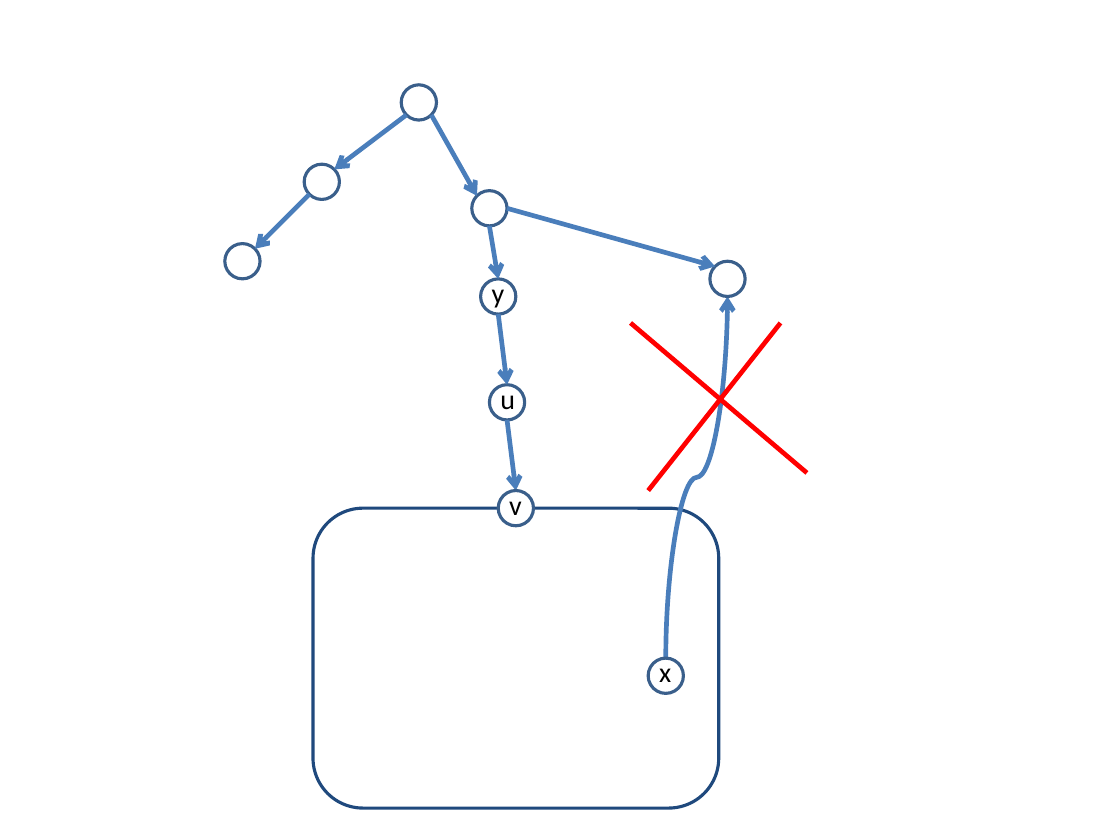
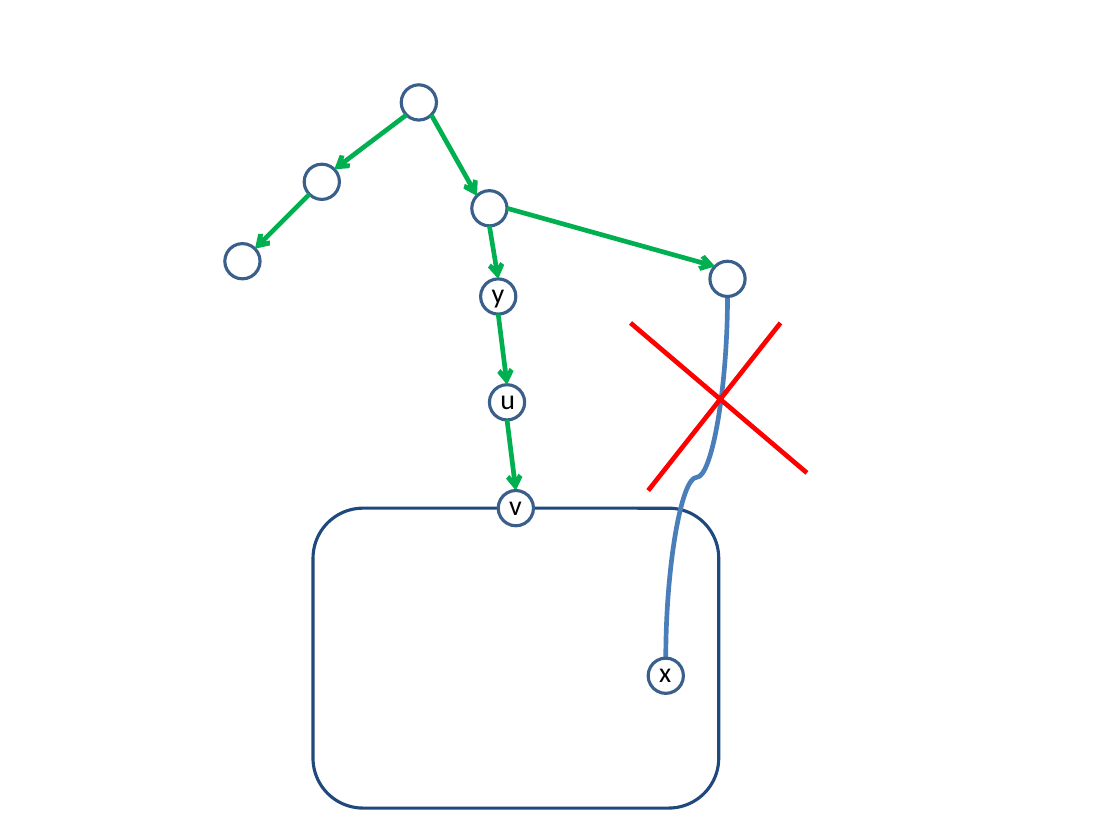
Before and after one commit to SteinbergOB/ANG, a slide deck: slide 37 of Презентации/Лекция 2.pptx. Drawn at 1120x840 pixels with LibreOffice and Linux fonts; fonts in the diff are those of the drawing. Boxes give left, top, right and bottom in pixels: in the first picture for what was removed or moved away, otherwise in the second. Text is boxed around its words. In the diff, an @@ line names an element or a change of style, - is before the commit and + after.

```diff
--- a/Презентации/Лекция 2.pptx
+++ b/Презентации/Лекция 2.pptx
@@ arrow (407, 115) - (335, 169): stroke #4B7EBC 3 pt to #00B050 3 pt @@
@@ arrow (431, 115) - (477, 196): stroke #4B7EBC 3 pt to #00B050 3 pt @@
@@ arrow (309, 195) - (255, 249): stroke #4B7EBC 3 pt to #00B050 3 pt @@
@@ arrow (507, 208) - (715, 267): stroke #4B7EBC 3 pt to #00B050 3 pt @@
@@ arrow (489, 226) - (498, 279): stroke #4B7EBC 3 pt to #00B050 3 pt @@
@@ curved arrow (665, 659) - (728, 297): curved arrow to curved line @@
@@ arrow (498, 315) - (507, 385): stroke #4B7EBC 3 pt to #00B050 3 pt @@
@@ arrow (507, 420) - (516, 491): stroke #4B7EBC 3 pt to #00B050 3 pt @@
```
Also in this commit, not shown: 1 other slide changed.
